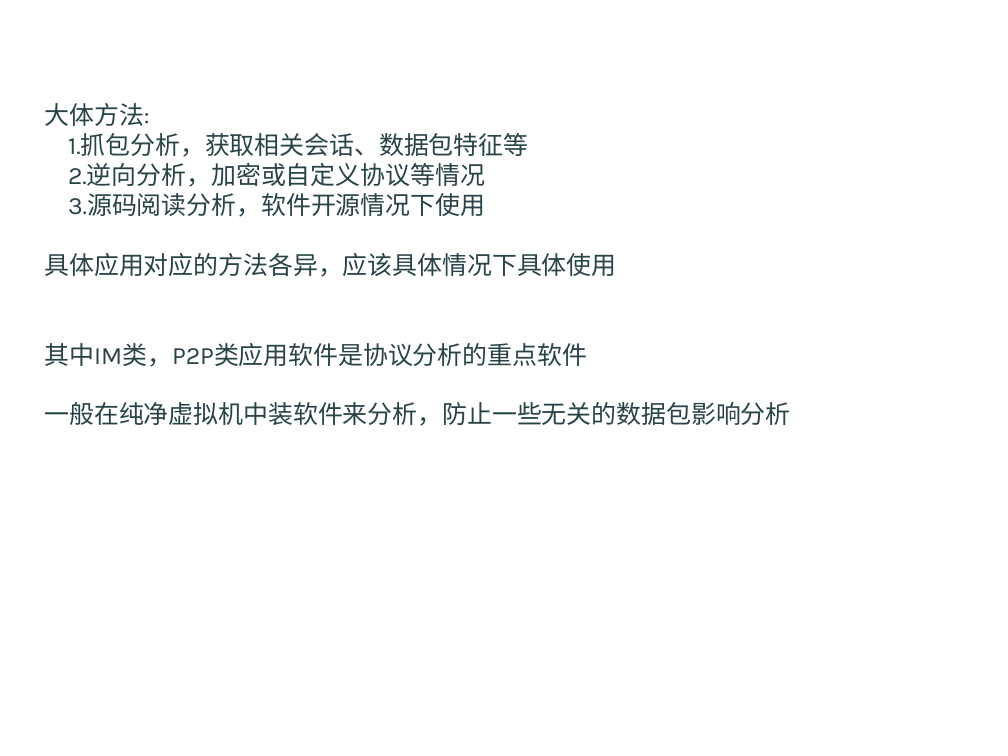
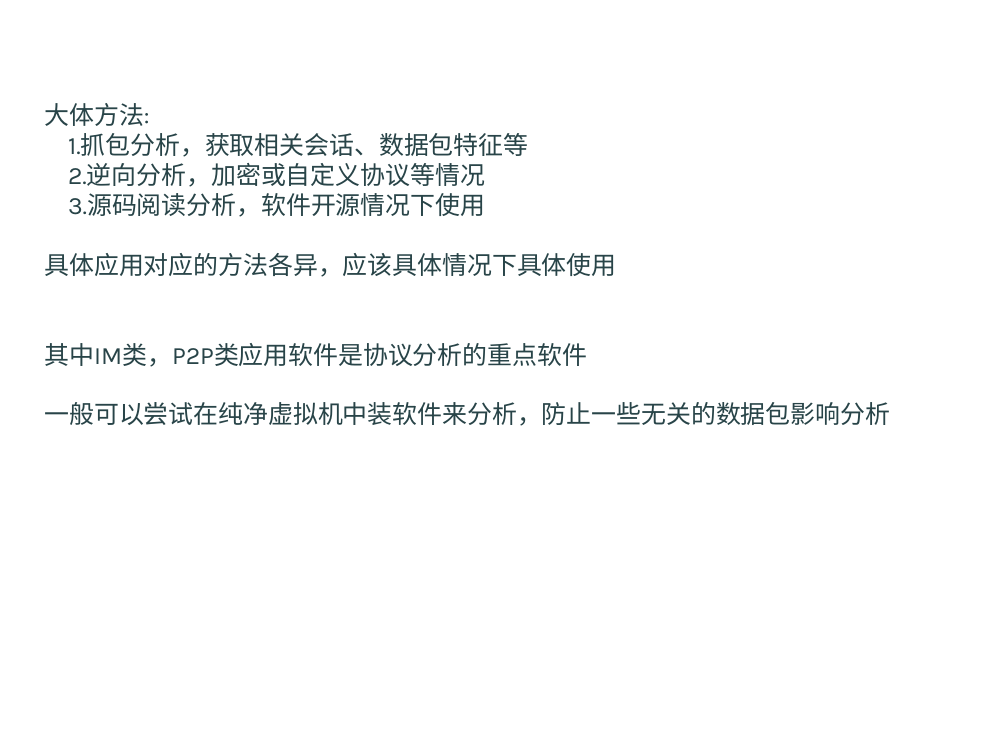
Before and after one commit to Android-sec/app-protocol-analysis, a slide deck: slide 12 of app protocol analysis.pptx. Drawn at 1008x756 pixels with LibreOffice and Linux fonts; fonts in the diff are those of the drawing; background and template pictures are left out. Boxes give left, top, right and bottom in pixels: in the first picture for what was removed or moved away, otherwise in the second. Text is boxed around its words. In the diff, an @@ line names an element or a change of style, - is before the commit and + after.

```diff
--- a/app protocol analysis.pptx
+++ b/app protocol analysis.pptx
@@ text at (44, 402, 890, 426): text changed @@
-一般在纯净虚拟机中装软件来分析，防止一些无关的数据包影响分析
+一般可以尝试在纯净虚拟机中装软件来分析，防止一些无关的数据包影响分析
```
Also in this commit, not shown: 5 other slides changed.
